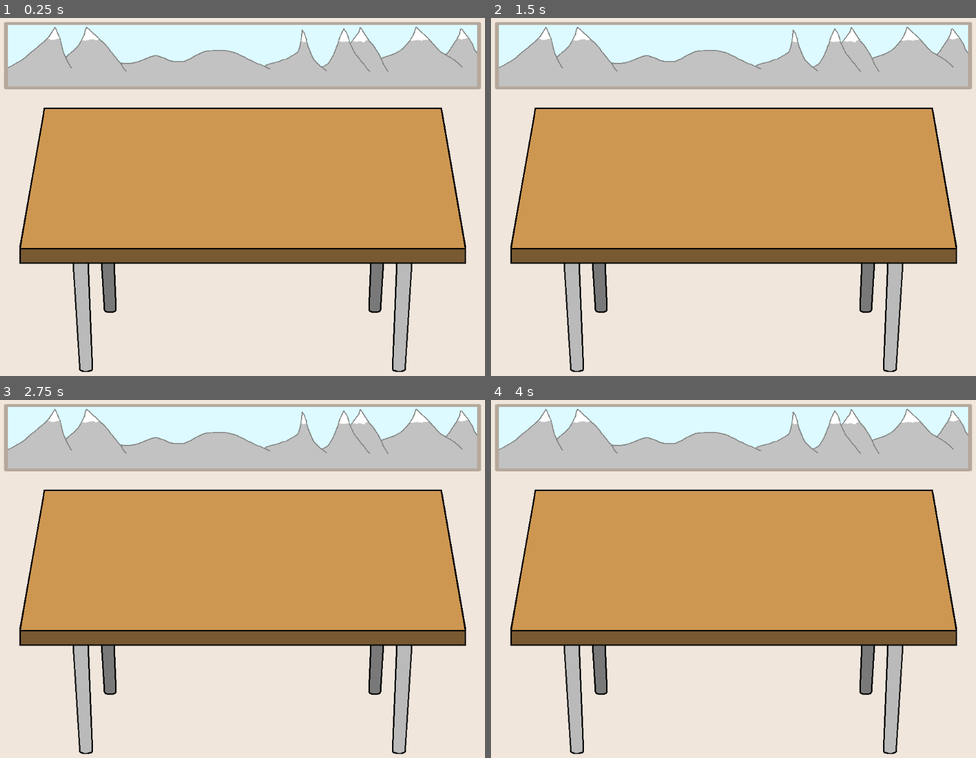
Above: before the commit, frames 1-4 (two rows, left to right).
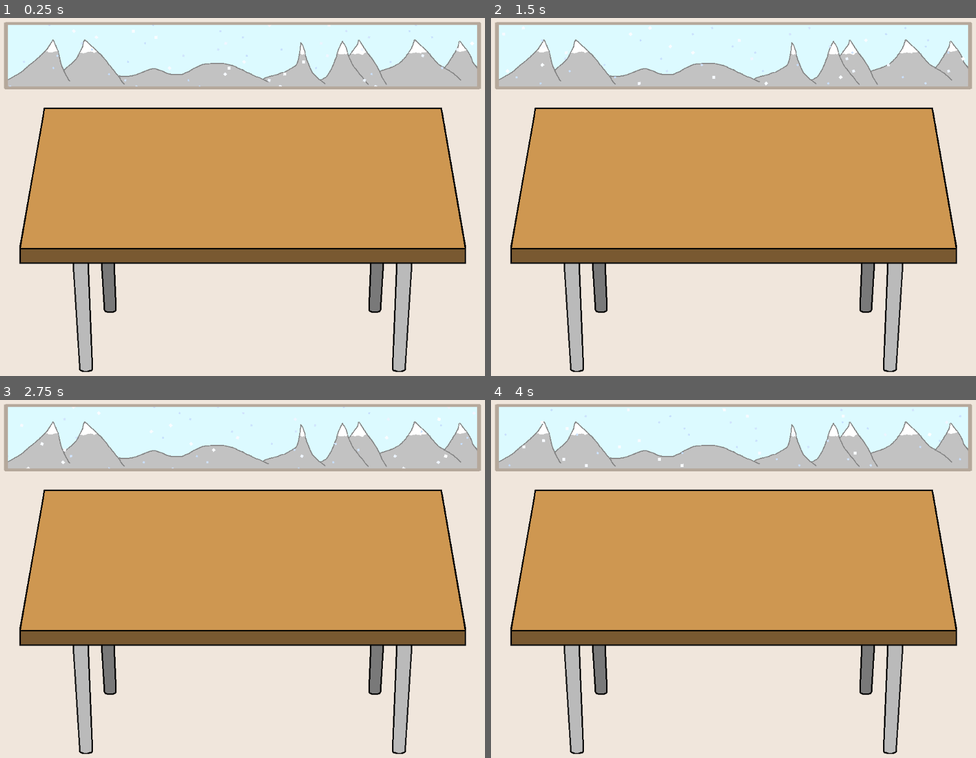
Above: after the commit, the same moments.

Repository: sterco-raro/cozy-winter-jam-2025
Game: Godot game, scene res://Scenes/main.tscn
Same seed, same stepped clock (60 frames per second), same inputs: the game is played once before the commit and once after it.
Inputs:
- Up to frame 1 (0.25 s): no input
- Up to frame 2 (1.5 s): tap Enter at 0.5 s
- Up to frame 3 (2.75 s): no input
- Up to frame 4 (4 s): no input

The runs differ from the first frame. In frame 1, 4.3% of the frame differs, in the area x 1-99%, y 2-20%; in frame 2, 4.3%, in the area x 1-99%, y 2-19%; in frame 3, 4.3%; in frame 4, 4.3%.

Commit message:
Add snow shader made by Brian Smith

Diff:
--- /dev/null
+++ b/Assets/Shaders/waving_particles.gdshader
@@ -0,0 +1,77 @@
+// Waving Particles shader by Brian Smith (steampunkdemon.itch.io)
+// MIT licence
+
+shader_type canvas_item;
+
+// Uncomment the following line if you are using a version of Godot before 4:
+//	const float PI = 3.14159;
+
+// Comment out the following line if you are not applying the shader to a ColorRect:
+//uniform vec2 dimensions = vec2(1152.0, 648.0); // Resolution of ColorRect in pixels
+
+uniform float rows = 20.0;
+uniform float columns = 5.0;
+uniform float vertical_scroll : hint_range(-1.0, 1.0, 0.01) = 0.5;
+uniform float horizontal_scroll : hint_range(-1.0, 1.0, 0.01) = 0.1;
+uniform float size_min : hint_range(0.1, 1.0, 0.1) = 0.3;
+uniform float size_max : hint_range(0.1, 1.0, 0.1) = 0.7; // If 'size_max' is larger than 0.7 the corners of the particles will be clipped if they are rotating.
+uniform float wave_min : hint_range(0.0, 1.0, 0.1) = 0.1;
+uniform float wave_max : hint_range(0.0, 1.0, 0.1) = 1.0; // If the particles are waving into the neighbouring columns reduce 'wave_max'.
+uniform float wave_speed : hint_range(0.0, 2.0, 0.1) = 0.5;
+uniform float wave_rotation : hint_range(-1.0, 1.0, 0.1) = 1.0;
+
+// Replace the below references to 'source_color' with 'hint_color' if you are using a version of Godot before 4:
+uniform vec4 far_color : source_color = vec4(0.5, 0.5, 0.5, 1.0);
+uniform vec4 near_color : source_color = vec4(1.0, 1.0, 1.0, 1.0);
+
+// Remove the below reference to ': source_color, filter_nearest_mipmap' if you are using a version of Godot before 4.0:
+uniform sampler2D particle_texture : source_color, filter_nearest_mipmap;
+
+float greater_than(float x, float y) {
+	return max(sign(x - y), 0.0);
+}
+
+void fragment() {
+// You can comment out the below line and add a new uniform above as:
+// uniform float time = 10000.0;
+// You can then update the time uniform from your _physics_process function by adding or subtracting delta. You can also pause the particles' motion by not changing the time uniform.
+	float time = 10000.0 + TIME;
+
+// Comment out the following two lines if you are not applying the shader to a TextureRect:
+	COLOR = texture(TEXTURE,UV); // This line is only required if you are using a version of Godot before 4.
+	vec2 dimensions = 1.0 / TEXTURE_PIXEL_SIZE;
+
+	float row_rn = fract(sin(floor((UV.y - vertical_scroll * time) * rows)));
+	float column_rn = fract(sin(floor((UV.x + row_rn - horizontal_scroll * time) * columns)));
+	float wave = sin(wave_speed * time + column_rn * 90.0);
+	vec2 uv = (vec2(fract((UV.x + row_rn - horizontal_scroll * time + (wave * (wave_min + (wave_max - wave_min) * column_rn) / columns / 2.0)) * columns), fract((UV.y - vertical_scroll * time) * rows)) * 2.0 - 1.0) * vec2(dimensions.x / dimensions.y * rows / columns, 1.0);
+	float size = size_min + (size_max - size_min) * column_rn;
+	vec4 color = mix(far_color, near_color, column_rn);
+
+// Comment out the below two lines if you do not need or want the particles to rotate:
+	float a = ((column_rn + wave) * wave_rotation) * PI;
+	uv *= mat2(vec2(sin(a), -cos(a)), vec2(cos(a), sin(a)));
+
+// Render particles as circles with soft edges:
+//	COLOR.rgb = mix(COLOR.rgb, color.rgb, max((size - length(uv)) / size, 0.0) * color.a);
+
+// Render particles as circles with hard edges:
+//	COLOR.rgb = mix(COLOR.rgb, color.rgb, greater_than(size, length(uv)) * color.a);
+
+// Render particles as crosses with soft edges:
+//	COLOR.rgb = mix(COLOR.rgb, color.rgb, max((size - length(uv)) / size, 0.0) * (max(greater_than(size / 10.0, abs(uv.x)), greater_than(size / 10.0, abs(uv.y)))) * color.a);
+
+// Render particles as crosses with hard edges:
+//	COLOR.rgb = mix(COLOR.rgb, color.rgb, max(greater_than(size / 5.0, abs(uv.x)) * greater_than(size, abs(uv.y)), greater_than(size / 5.0, abs(uv.y)) * greater_than(size, abs(uv.x))) * color.a);
+
+// Render particles as squares:
+//	COLOR.rgb = mix(COLOR.rgb, color.rgb, greater_than(size, abs(uv.x)) * greater_than(size, abs(uv.y)) * color.a);
+
+// Render particles as diamonds:
+	COLOR.rgb = mix(COLOR.rgb, color.rgb, greater_than(size, abs(uv.y) + abs(uv.x)) * color.a);
+
+// Render particles using the 'particle_texture':
+// The texture should have a border of blank transparent pixels.
+//	vec4 particle_texture_pixel = texture(particle_texture, (uv / size + 1.0) / 2.0) * color;
+//	COLOR.rgb = mix(COLOR.rgb, particle_texture_pixel.rgb, particle_texture_pixel.a);
+}
--- a/Scenes/main.tscn
+++ b/Scenes/main.tscn
@@ -1,8 +1,25 @@
-[gd_scene load_steps=4 format=3 uid="uid://ihvo68ayk1vv"]
+[gd_scene load_steps=7 format=3 uid="uid://ihvo68ayk1vv"]
 
 [ext_resource type="Script" path="res://Scenes/main.gd" id="1_gppg3"]
 [ext_resource type="Texture2D" uid="uid://cen1fed6pvnkh" path="res://Assets/Graphics/background.png" id="2_hv02j"]
+[ext_resource type="Shader" path="res://Assets/Shaders/waving_particles.gdshader" id="3_lx0so"]
 [ext_resource type="Texture2D" uid="uid://0pnl5ch08k8r" path="res://Assets/Graphics/desk.png" id="3_pffxn"]
+[ext_resource type="Texture2D" uid="uid://mr870308wmop" path="res://Assets/Graphics/window.png" id="4_lx7sw"]
+
+[sub_resource type="ShaderMaterial" id="ShaderMaterial_qmqem"]
+shader = ExtResource("3_lx0so")
+shader_parameter/rows = 10.0
+shader_parameter/columns = 5.0
+shader_parameter/vertical_scroll = 0.2
+shader_parameter/horizontal_scroll = 0.02
+shader_parameter/size_min = 0.4
+shader_parameter/size_max = 0.7
+shader_parameter/wave_min = 0.3
+shader_parameter/wave_max = 0.7
+shader_parameter/wave_speed = 1.0
+shader_parameter/wave_rotation = 0.2
+shader_parameter/far_color = Color(0.764122, 0.861918, 0.989129, 1)
+shader_parameter/near_color = Color(1, 1, 1, 1)
 
 [node name="Main" type="Node2D"]
 script = ExtResource("1_gppg3")
@@ -11,11 +28,22 @@
 
 [node name="Sprite2D" type="Sprite2D" parent="Background"]
 texture = ExtResource("2_hv02j")
+metadata/_edit_lock_ = true
+
+[node name="TextureRect" type="TextureRect" parent="Background"]
+material = SubResource("ShaderMaterial_qmqem")
+offset_left = -488.0
+offset_top = -358.0
+offset_right = 488.0
+offset_bottom = -230.0
+texture = ExtResource("4_lx7sw")
+metadata/_edit_lock_ = true
 
 [node name="Desk" type="Node2D" parent="."]
 position = Vector2(0, -20)
 
 [node name="Sprite2D" type="Sprite2D" parent="Desk"]
 texture = ExtResource("3_pffxn")
+metadata/_edit_lock_ = true
 
 [node name="Camera2D" type="Camera2D" parent="."]
--- a/project.godot
+++ b/project.godot
@@ -40,6 +40,7 @@
 
 [rendering]
 
+textures/canvas_textures/default_texture_filter=0
 renderer/rendering_method="gl_compatibility"
 renderer/rendering_method.mobile="gl_compatibility"
 environment/defaults/default_clear_color=Color(0.593835, 0.87777, 0.99742, 1)
Binary file added: Assets/Graphics/window.png
Not shown, added: Assets/Graphics/window.png.import
Not shown, changed: README.md
